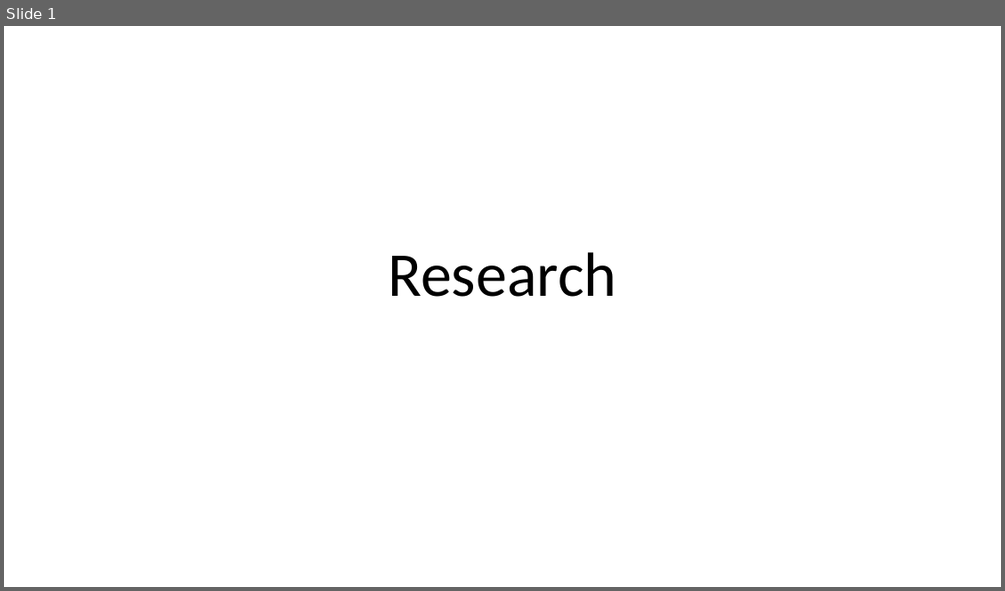
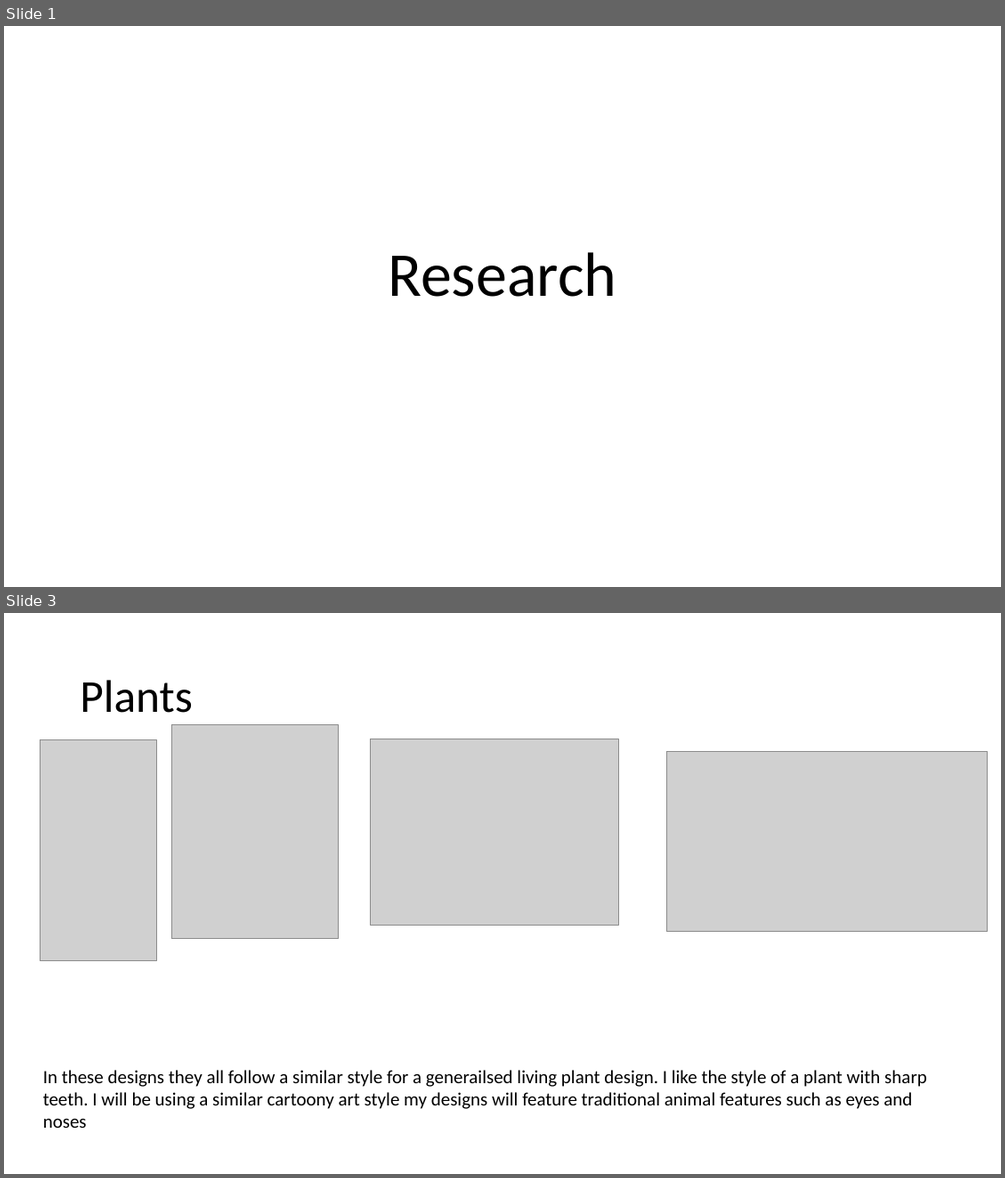
Before and after one commit to jjarhead24/Gnomes-on-the-roam, a slide deck: Research.pptx. Shown one above the other, each under a label of ours: slide 1 before the commit, slides 1 and 3 after it; the slides between them are not shown. The pictures are 1005x591 and 1005x1178 pixels, drawn with LibreOffice and Linux fonts; fonts in the diff are those of the drawing; grey boxes stand for pictures. Boxes give left, top, right and bottom in pixels: in the first picture for what was removed or moved away, otherwise in the second. Text is boxed around its words. In the diff, an @@ line names an element or a change of style, - is before the commit and + after.

Commit message:
work done
added planter model files
added more to various docs like asset list and research

```diff
--- a/Research.pptx
+++ b/Research.pptx
@@ slide 3 added at (4,613,1001,1174), background #FFFFFF @@
@@ title added at (80,680,193,713), 44 pt, text #000000 @@
+Plants
@@ picture added at (40,739,156,960) @@
@@ picture added at (171,724,339,938) @@
@@ picture added at (371,738,619,925) @@
@@ picture added at (667,751,987,932) @@
@@ text added at (43,1070,927,1127), 18 pt, text #000000 @@
+In these designs they all follow a similar style for a generailsed living plant design. I like the style of a plant with sharp teeth. I will be using a similar cartoony art style my designs will feature traditional animal features such as eyes and noses
```
Also in this commit, not shown: 2 other slides added, 3 slides removed, 3 other files.
